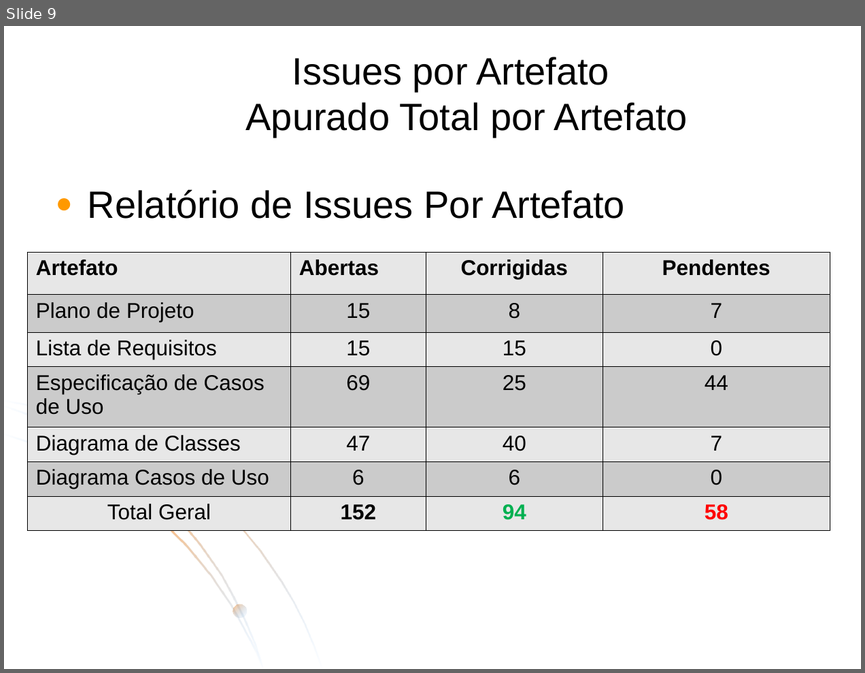
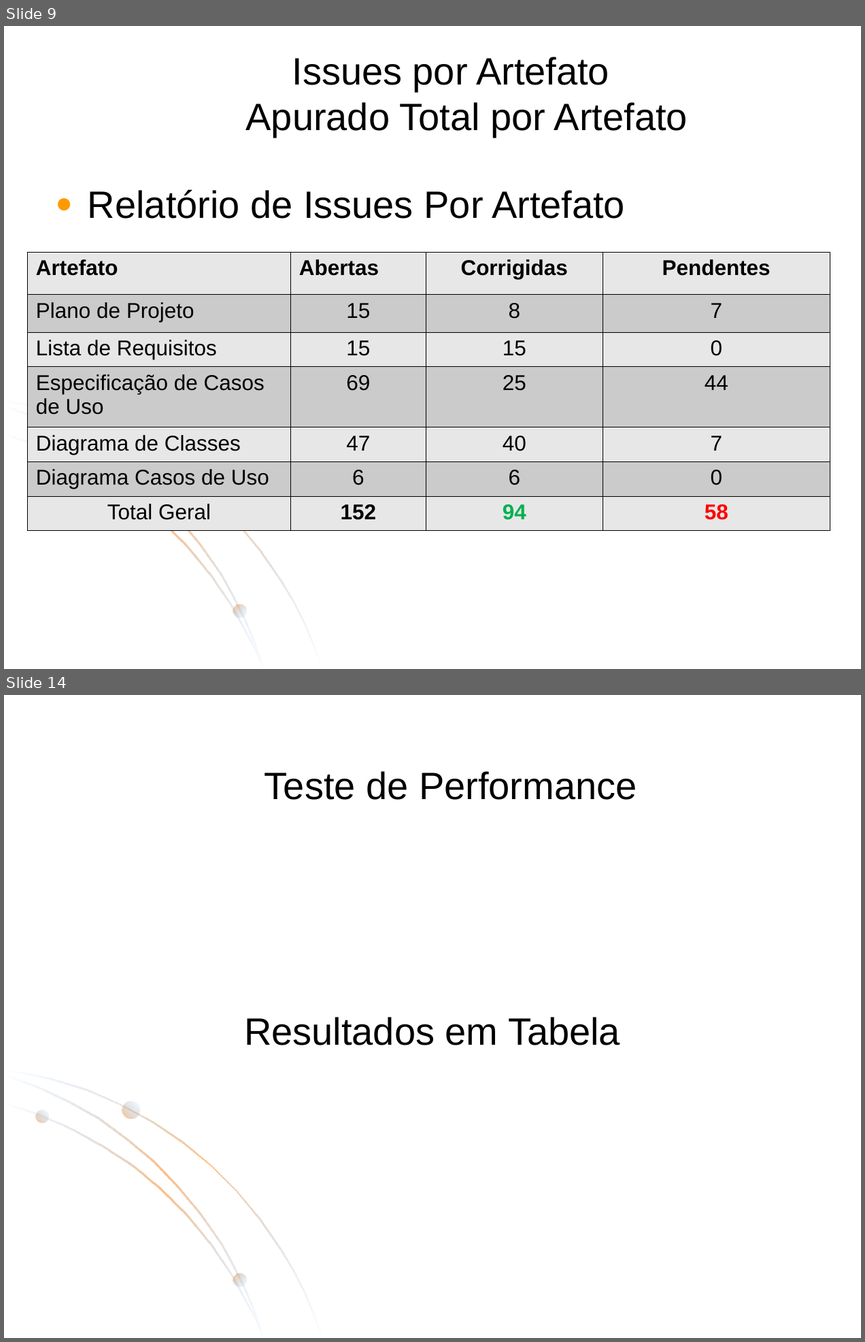
Before and after one commit to ESEGroup/IssuesAuthenticatorCascavel, a slide deck: artefatos/QA/relatorio-issues.ppt. Shown one above the other, each under a label of ours: slide 9 before the commit, slides 9 and 14 after it; the slides between them are not shown. The pictures are 865x673 and 865x1342 pixels, drawn with LibreOffice and Linux fonts; fonts in the diff are those of the drawing; background and template pictures are left out. Boxes give left, top, right and bottom in pixels: in the first picture for what was removed or moved away, otherwise in the second. Text is boxed around its words. In the diff, an @@ line names an element or a change of style, - is before the commit and + after.

```diff
--- a/artefatos/QA/relatorio-issues.ppt
+++ b/artefatos/QA/relatorio-issues.ppt
@@ slide 14 added at [4,695,861,1338], background #FFFFFF; not listed: 6 template elements that a slide beside it also shows @@
@@ title added at [264,771,637,800], 32 pt, text #000000 @@
+Teste de Performance
@@ text added at [244,1017,620,1045], 32 pt, text #000000 @@
+Resultados em Tabela
```
Also in this commit, not shown: 1 slide changed, 8 other slides added, 6 other files.
